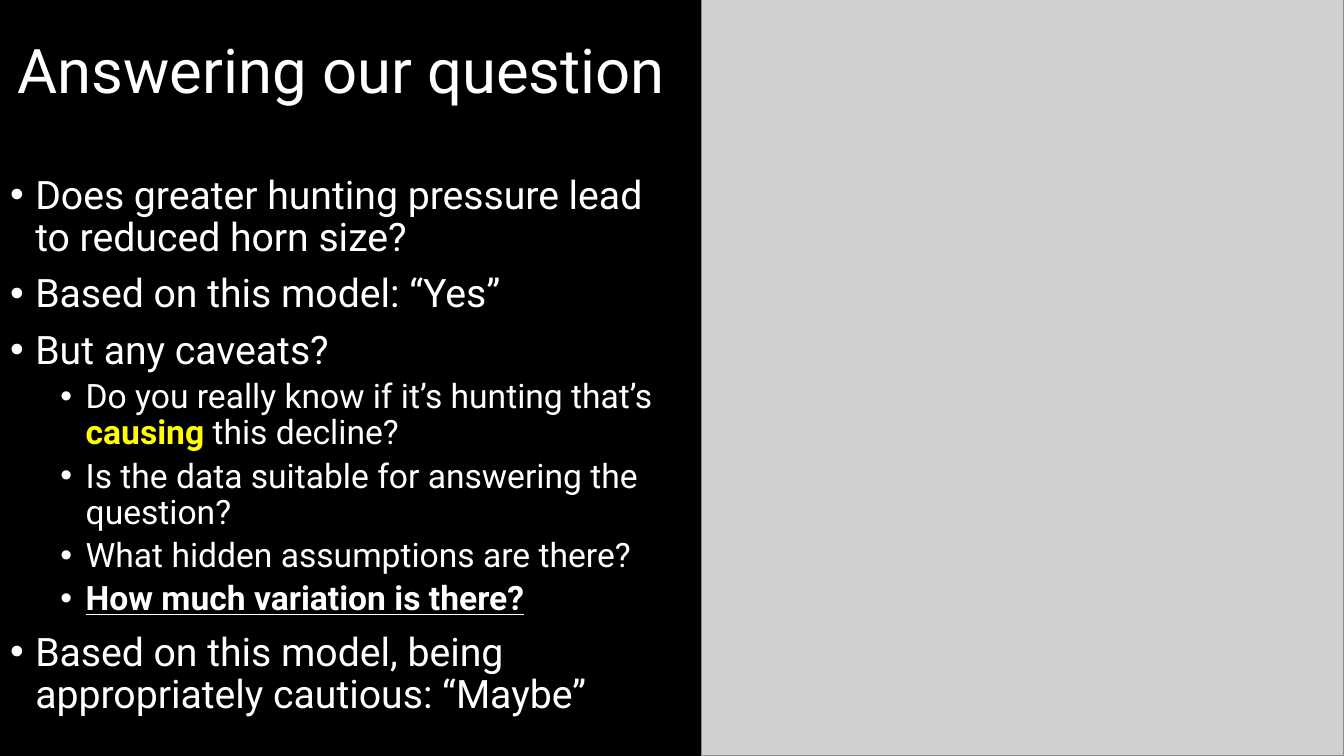
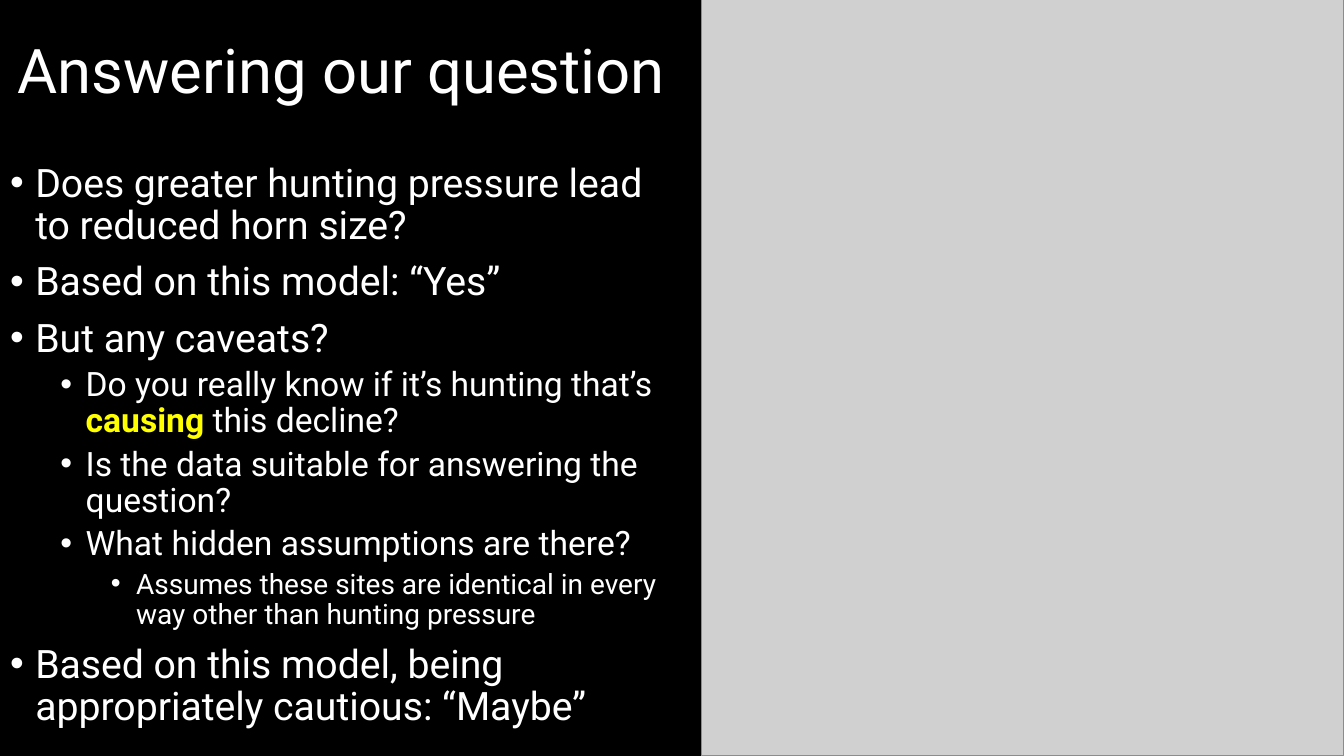
Before and after one commit to DeonRoos/006-BI3010, a slide deck: slide 18 of Lecture 7 - Cat LM/slides/LM with cat.pptx. Drawn at 1344x756 pixels with LibreOffice and Linux fonts; fonts in the diff are those of the drawing; grey boxes stand for pictures. Boxes give left, top, right and bottom in pixels: in the first picture for what was removed or moved away, otherwise in the second. Text is boxed around its words. In the diff, an @@ line names an element or a change of style, - is before the commit and + after.

```diff
--- a/Lecture 7 - Cat LM/slides/LM with cat.pptx
+++ b/Lecture 7 - Cat LM/slides/LM with cat.pptx
@@ text at (x1=136, y1=573, x2=656, y2=630): text changed; size 24 to 20 pt; bold off @@
-  • How much variation is there?
+    • Assumes these sites are identical in every way other than hunting pressure
```
Also in this commit, not shown: 4 other slides changed, 5 slides added, 10 other files.
